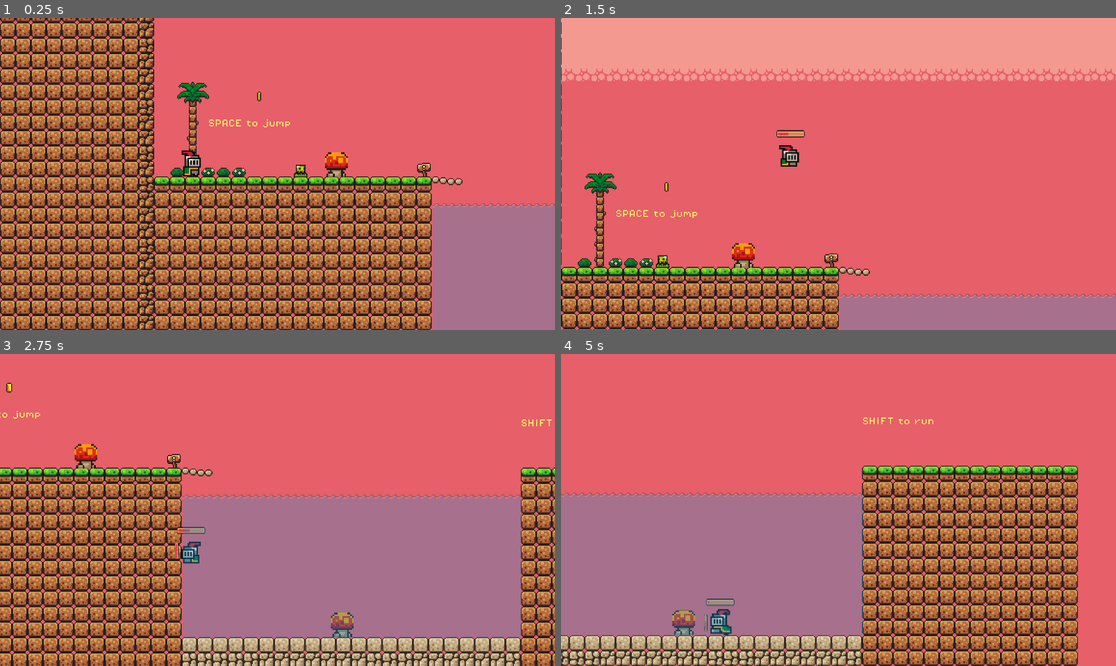
Above: before the commit, frames 1-4 (two rows, left to right).
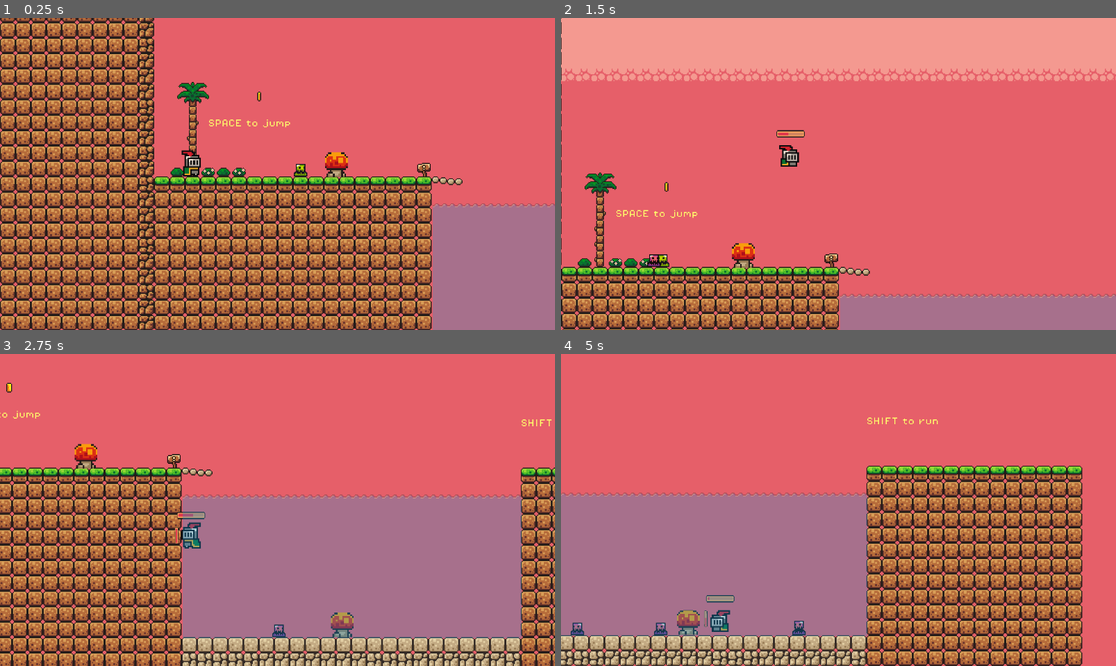
Above: after the commit, the same moments.

Repository: AshkanKiafard/AA-godot
Game: Godot game, scene res://scenes/game.tscn
Two runs of this game, one before a commit and one after it. Both use one fixed random seed, a clock stepped at 60 frames per second and the inputs below.
Inputs:
- Up to frame 1 (0.25 s): no input
- Up to frame 2 (1.5 s): hold Q (spawn_sllime, bound only after the commit) 0.53-1.28 s; hold Right (move_right) from 0.53 s (still down); tap Space (jump) at 0.77, 1.07 s; tap Shift at 0.8, 1.35 s
- Up to frame 3 (2.75 s): tap Space (jump) at 1.52, 1.55, 1.82, 2.1 s; release Right (move_right) at 2.03 s; hold A (move_left) from 2.03 s (still down); hold Q (spawn_sllime, bound only after the commit) from 2.03 s (still down)
- Up to frame 4 (5 s): release A (move_left) at 2.78 s; release Q (spawn_sllime, bound only after the commit) at 2.78 s; hold Right (move_right) 2.78-4.28 s; tap Q (spawn_sllime, bound only after the commit) at 2.85, 4.35 s; tap Space (jump) at 3.02, 3.32, 3.77, 3.8, 4.07, 4.52, 4.82 s; tap Shift at 3.05 s; hold Shift 3.53-4.28 s; hold A (move_left) from 4.28 s (still down)

The runs differ from the first frame. In frame 1, less than 0.1% of the frame differs, in the area x 52-56%, y 46-52%; in frame 2, 0.1%; in frame 3, 0.7%; in frame 4, 21%, in the area x 0-94%, y 20-100%.

Commit message:
player can spawn friendly slime to destroy enemy slime + added swimming

Diff:
--- a/ashkan/godot-tutorial-ashkan/project.godot
+++ b/ashkan/godot-tutorial-ashkan/project.godot
@@ -38,6 +38,23 @@
 , Object(InputEventKey,"resource_local_to_scene":false,"resource_name":"","device":-1,"window_id":0,"alt_pressed":false …(183 unchanged characters)…
 ]
 }
+spawn_sllime={
+"deadzone": 0.5,
+"events": [Object(InputEventKey,"resource_local_to_scene":false,"resource_name":"","device":-1,"window_id":0,"alt_pressed":false,"shift_pressed":false,"ctrl_pressed":false,"meta_pressed":false,"pressed":false,"keycode":0,"physical_keycode":81,"key_label":0,"unicode":113,"location":0,"echo":false,"script":null)
+]
+}
+move_up={
+"deadzone": 0.5,
+"events": [Object(InputEventKey,"resource_local_to_scene":false,"resource_name":"","device":-1,"window_id":0,"alt_pressed":false,"shift_pressed":false,"ctrl_pressed":false,"meta_pressed":false,"pressed":false,"keycode":0,"physical_keycode":4194320,"key_label":0,"unicode":0,"location":0,"echo":false,"script":null)
+, Object(InputEventKey,"resource_local_to_scene":false,"resource_name":"","device":-1,"window_id":0,"alt_pressed":false,"shift_pressed":false,"ctrl_pressed":false,"meta_pressed":false,"pressed":false,"keycode":0,"physical_keycode":87,"key_label":0,"unicode":119,"location":0,"echo":false,"script":null)
+]
+}
+move_down={
+"deadzone": 0.5,
+"events": [Object(InputEventKey,"resource_local_to_scene":false,"resource_name":"","device":-1,"window_id":0,"alt_pressed":false,"shift_pressed":false,"ctrl_pressed":false,"meta_pressed":false,"pressed":false,"keycode":0,"physical_keycode":4194322,"key_label":0,"unicode":0,"location":0,"echo":false,"script":null)
+, Object(InputEventKey,"resource_local_to_scene":false,"resource_name":"","device":-1,"window_id":0,"alt_pressed":false,"shift_pressed":false,"ctrl_pressed":false,"meta_pressed":false,"pressed":false,"keycode":0,"physical_keycode":83,"key_label":0,"unicode":115,"location":0,"echo":false,"script":null)
+]
+}
 
 [rendering]
 
--- a/ashkan/godot-tutorial-ashkan/scenes/coin.tscn
+++ b/ashkan/godot-tutorial-ashkan/scenes/coin.tscn
@@ -98,6 +98,45 @@
 
 [sub_resource type="CircleShape2D" id="CircleShape2D_wcfvp"]
 radius = 5.0
+
+[sub_resource type="Animation" id="Animation_0caod"]
+length = 0.001
+tracks/0/type = "value"
+tracks/0/imported = false
+tracks/0/enabled = true
+tracks/0/path = NodePath("AnimatedSprite2D:visible")
+tracks/0/interp = 1
+tracks/0/loop_wrap = true
+tracks/0/keys = {
+"times": PackedFloat32Array(0),
+"transitions": PackedFloat32Array(1),
+"update": 1,
+"values": [true]
+}
+tracks/1/type = "value"
+tracks/1/imported = false
+tracks/1/enabled = true
+tracks/1/path = NodePath("CollisionShape2D:disabled")
+tracks/1/interp = 1
+tracks/1/loop_wrap = true
+tracks/1/keys = {
+"times": PackedFloat32Array(0),
+"transitions": PackedFloat32Array(1),
+"update": 1,
+"values": [false]
+}
+tracks/2/type = "value"
+tracks/2/imported = false
+tracks/2/enabled = true
+tracks/2/path = NodePath("PickupSound:playing")
+tracks/2/interp = 1
+tracks/2/loop_wrap = true
+tracks/2/keys = {
+"times": PackedFloat32Array(0),
+"transitions": PackedFloat32Array(1),
+"update": 1,
+"values": [false]
+}
 
 [sub_resource type="Animation" id="Animation_v40aj"]
 resource_name = "pickup"
@@ -152,45 +191,6 @@
 }]
 }
 
-[sub_resource type="Animation" id="Animation_0caod"]
-length = 0.001
-tracks/0/type = "value"
-tracks/0/imported = false
-tracks/0/enabled = true
-tracks/0/path = NodePath("AnimatedSprite2D:visible")
-tracks/0/interp = 1
-tracks/0/loop_wrap = true
-tracks/0/keys = {
-"times": PackedFloat32Array(0),
-"transitions": PackedFloat32Array(1),
-"update": 1,
-"values": [true]
-}
-tracks/1/type = "value"
-tracks/1/imported = false
-tracks/1/enabled = true
-tracks/1/path = NodePath("CollisionShape2D:disabled")
-tracks/1/interp = 1
-tracks/1/loop_wrap = true
-tracks/1/keys = {
-"times": PackedFloat32Array(0),
-"transitions": PackedFloat32Array(1),
-"update": 1,
-"values": [false]
-}
-tracks/2/type = "value"
-tracks/2/imported = false
-tracks/2/enabled = true
-tracks/2/path = NodePath("PickupSound:playing")
-tracks/2/interp = 1
-tracks/2/loop_wrap = true
-tracks/2/keys = {
-"times": PackedFloat32Array(0),
-"transitions": PackedFloat32Array(1),
-"update": 1,
-"values": [false]
-}
-
 [sub_resource type="AnimationLibrary" id="AnimationLibrary_m61h8"]
 _data = {
 "RESET": SubResource("Animation_0caod"),
--- /dev/null
+++ b/ashkan/godot-tutorial-ashkan/scenes/friendly_slime.tscn
@@ -0,0 +1,77 @@
+[gd_scene load_steps=11 format=3 uid="uid://ciey1em5uu7y7"]
+
+[ext_resource type="Script" path="res://scripts/slime.gd" id="1_02sy6"]
+[ext_resource type="Texture2D" uid="uid://c25gd3ustp38i" path="res://assets/sprites/slime_purple.png" id="2_ymvhj"]
+[ext_resource type="PackedScene" uid="uid://y8vac1mkbgpy" path="res://scenes/killzone.tscn" id="3_arr3s"]
+
+[sub_resource type="AtlasTexture" id="AtlasTexture_oal8b"]
+atlas = ExtResource("2_ymvhj")
+region = Rect2(0, 24, 24, 24)
+
+[sub_resource type="AtlasTexture" id="AtlasTexture_7njh5"]
+atlas = ExtResource("2_ymvhj")
+region = Rect2(24, 24, 24, 24)
+
+[sub_resource type="AtlasTexture" id="AtlasTexture_co2kp"]
+atlas = ExtResource("2_ymvhj")
+region = Rect2(48, 24, 24, 24)
+
+[sub_resource type="AtlasTexture" id="AtlasTexture_lprwd"]
+atlas = ExtResource("2_ymvhj")
+region = Rect2(72, 24, 24, 24)
+
+[sub_resource type="SpriteFrames" id="SpriteFrames_nc76b"]
+animations = [{
+"frames": [{
+"duration": 1.0,
+"texture": SubResource("AtlasTexture_oal8b")
+}, {
+"duration": 1.0,
+"texture": SubResource("AtlasTexture_7njh5")
+}, {
+"duration": 1.0,
+"texture": SubResource("AtlasTexture_co2kp")
+}, {
+"duration": 1.0,
+"texture": SubResource("AtlasTexture_lprwd")
+}],
+"loop": true,
+"name": &"default",
+"speed": 10.0
+}]
+
+[sub_resource type="RectangleShape2D" id="RectangleShape2D_pca4n"]
+size = Vector2(14, 13)
+
+[sub_resource type="RectangleShape2D" id="RectangleShape2D_1knha"]
+size = Vector2(12, 1)
+
+[node name="FriendlySlime" type="CharacterBody2D"]
+collision_layer = 2
+collision_mask = 5
+script = ExtResource("1_02sy6")
+
+[node name="AnimatedSprite2D" type="AnimatedSprite2D" parent="."]
+sprite_frames = SubResource("SpriteFrames_nc76b")
+autoplay = "default"
+frame_progress = 0.235581
+
+[node name="Killzone" parent="." instance=ExtResource("3_arr3s")]
+collision_layer = 2
+collision_mask = 4
+
+[node name="CollisionShape2D" type="CollisionShape2D" parent="Killzone"]
+position = Vector2(0, 5.5)
+shape = SubResource("RectangleShape2D_pca4n")
+
+[node name="RayCastRight" type="RayCast2D" parent="."]
+position = Vector2(0, 6)
+target_position = Vector2(11, 0)
+
+[node name="RayCastLeft" type="RayCast2D" parent="."]
+position = Vector2(0, 6)
+target_position = Vector2(-10, 0)
+
+[node name="CollisionShape2D" type="CollisionShape2D" parent="."]
+position = Vector2(0, 11.5)
+shape = SubResource("RectangleShape2D_1knha")
--- a/ashkan/godot-tutorial-ashkan/scenes/game.tscn
+++ b/ashkan/godot-tutorial-ashkan/scenes/game.tscn
@@ -185,7 +185,7 @@
 size = Vector2(354, 144.5)
 
 [sub_resource type="WorldBoundaryShape2D" id="WorldBoundaryShape2D_ln7mi"]
-distance = -52.0
+distance = -50.0
 
 [sub_resource type="Animation" id="Animation_57ao2"]
 length = 0.001
--- a/ashkan/godot-tutorial-ashkan/scenes/mushroom.tscn
+++ b/ashkan/godot-tutorial-ashkan/scenes/mushroom.tscn
@@ -7,10 +7,7 @@
 size = Vector2(24, 26)
 
 [sub_resource type="RectangleShape2D" id="RectangleShape2D_6k88o"]
-size = Vector2(20, 7)
-
-[sub_resource type="RectangleShape2D" id="RectangleShape2D_8vun2"]
-size = Vector2(5, 6.5)
+size = Vector2(24, 19.25)
 
 [node name="Mushroom" type="StaticBody2D"]
 script = ExtResource("1_h3qmc")
@@ -28,23 +25,7 @@
 collision_mask = 2
 
 [node name="CollisionShape2D" type="CollisionShape2D" parent="Area2D"]
-position = Vector2(0, -12)
+position = Vector2(0, -4.375)
 shape = SubResource("RectangleShape2D_6k88o")
 
-[node name="Area2D2" type="Area2D" parent="."]
-collision_mask = 2
-
-[node name="CollisionShape2D" type="CollisionShape2D" parent="Area2D2"]
-position = Vector2(-11, -7.25)
-shape = SubResource("RectangleShape2D_8vun2")
-
-[node name="Area2D3" type="Area2D" parent="."]
-collision_mask = 2
-
-[node name="CollisionShape2D" type="CollisionShape2D" parent="Area2D3"]
-position = Vector2(11, -8)
-shape = SubResource("RectangleShape2D_8vun2")
-
 [connection signal="body_entered" from="Area2D" to="." method="_on_area_2d_body_entered"]
-[connection signal="body_entered" from="Area2D2" to="." method="_on_area_2d_2_body_entered"]
-[connection signal="body_entered" from="Area2D3" to="." method="_on_area_2d_2_body_entered"]
--- a/ashkan/godot-tutorial-ashkan/scenes/player.tscn
+++ b/ashkan/godot-tutorial-ashkan/scenes/player.tscn
@@ -199,7 +199,7 @@
 position = Vector2(4, -28)
 scale = Vector2(2.03125, 2.03125)
 sprite_frames = SubResource("SpriteFrames_yllr2")
-animation = &"jump"
+animation = &"idle"
 autoplay = "idle"
 script = SubResource("GDScript_57yl5")
 
--- a/ashkan/godot-tutorial-ashkan/scenes/slime.tscn
+++ b/ashkan/godot-tutorial-ashkan/scenes/slime.tscn
@@ -41,9 +41,14 @@
 }]
 
 [sub_resource type="RectangleShape2D" id="RectangleShape2D_pca4n"]
-size = Vector2(10, 13)
+size = Vector2(14, 13)
 
-[node name="Slime" type="Node2D"]
+[sub_resource type="RectangleShape2D" id="RectangleShape2D_3ct18"]
+size = Vector2(12, 1)
+
+[node name="CharacterBody2D" type="CharacterBody2D"]
+collision_layer = 4
+collision_mask = 3
 script = ExtResource("1_to7c5")
 
 [node name="AnimatedSprite2D" type="AnimatedSprite2D" parent="."]
@@ -52,6 +57,7 @@
 frame_progress = 0.886186
 
 [node name="Killzone" parent="." instance=ExtResource("2_eculx")]
+collision_layer = 4
 
 [node name="CollisionShape2D" type="CollisionShape2D" parent="Killzone"]
 position = Vector2(0, 5.5)
@@ -64,3 +70,7 @@
 [node name="RayCastLeft" type="RayCast2D" parent="."]
 position = Vector2(0, 6)
 target_position = Vector2(-10, 0)
+
+[node name="CollisionShape2D" type="CollisionShape2D" parent="."]
+position = Vector2(0, 11.5)
+shape = SubResource("RectangleShape2D_3ct18")
--- a/ashkan/godot-tutorial-ashkan/scripts/killzone.gd
+++ b/ashkan/godot-tutorial-ashkan/scripts/killzone.gd
@@ -3,10 +3,13 @@
 @onready var timer: Timer = $Timer
 
 func _on_body_entered(body: Node2D) -> void:
-	print("DEAD")
-	Engine.time_scale = 0.5
-	body.get_node("CollisionShape2D").queue_free()
-	timer.start()
+	if body is Player:
+		print("DEAD")
+		Engine.time_scale = 0.5
+		body.get_node("CollisionShape2D").queue_free()
+		timer.start()
+	elif body is Slime:
+		get_parent().queue_free()
 
 
 func _on_timer_timeout() -> void:
--- a/ashkan/godot-tutorial-ashkan/scripts/mushroom.gd
+++ b/ashkan/godot-tutorial-ashkan/scripts/mushroom.gd
@@ -1,16 +1,13 @@
 extends StaticBody2D
 
-@onready var player: CharacterBody2D = $"../../Player"
-
+var multiplier
 
 func _on_area_2d_body_entered(body: Node2D) -> void:
-	var multiplier = 5 if player.in_water else 2
-	player.velocity.y = player.JUMP_VELOCITY * multiplier
-	player.set_stamina(0)
-	player.jump_count = 0
-
-
-func _on_area_2d_2_body_entered(body: Node2D) -> void:
-	player.velocity.y = player.JUMP_VELOCITY
-	player.set_stamina(0)
-	player.jump_count = 0
+	if body is Player:
+		multiplier = 5 if body.in_water else 2
+	else:
+		multiplier = 1
+	body.velocity.y = body.JUMP_VELOCITY * multiplier
+	if body is Player:
+		body.stamina = 0
+		body.jump_count = 0
--- a/ashkan/godot-tutorial-ashkan/scripts/player.gd
+++ b/ashkan/godot-tutorial-ashkan/scripts/player.gd
@@ -1,47 +1,40 @@
+class_name Player
 extends CharacterBody2D
 
 const SPEED = 200.0
 const JUMP_VELOCITY = -400.0
 var jump_count = 0
-var stamina = 0
-var oxygen = 100
+
+signal stamina_changed
+var stamina := 0.0 :
+	set(value):
+		var cond = true
+		if value > stamina:
+			cond = is_on_floor()
+		if cond:
+			stamina = clamp(value, -100, 0)
+			stamina_changed.emit()
+
+signal oxygen_changed
+var oxygen := 100.0 :
+	set(value):
+		oxygen = clamp(value, 0, 100)
+		oxygen_changed.emit()
 var in_water = false
-signal stamina_changed
-signal oxygen_changed
 
 @onready var animated_sprite: AnimatedSprite2D = $AnimatedSprite2D
+@onready var game: Node2D = $".."
+
+const FRIENDLY_SLIME = preload("res://scenes/friendly_slime.tscn")
 
 func set_jump_count(value) -> void:
 	jump_count = value
 
-func set_stamina(value) -> void:
-	stamina = value
-	stamina_changed.emit()
-
-func restore_stamina(value) -> void:
-	if is_on_floor() and stamina < 0:
-		stamina = min(0, stamina + value)
-		stamina_changed.emit()
-
-func deplete_stamina(value) -> void:
-	if stamina > -100:
-		stamina = max(-100, stamina - value)
-		stamina_changed.emit()
-
-func restore_oxygen(value) -> void:
-	if oxygen < 100:
-		oxygen = min(100, oxygen + value)
-		oxygen_changed.emit()
-
-func deplete_oxygen(value) -> void:
-	if oxygen > 0:
-		oxygen = max(0, oxygen - value)
-		oxygen_changed.emit()
-
 func _physics_process(delta: float) -> void:
 	# Add the gravity.
 	if not is_on_floor():
-		velocity += get_gravity() * delta
+		var gravity = get_gravity() if not in_water else get_gravity() / 2
+		velocity += gravity * delta
 
 	# Handle jump.
 	if Input.is_action_just_pressed("jump"):
@@ -49,7 +42,7 @@
 			jump_count = 0
 		jump_count += 1
 		if jump_count <= 1 or (jump_count == 2 and stamina > -75):
-			deplete_stamina(25)
+			stamina -= 25
 			velocity.y = JUMP_VELOCITY - (stamina * 2)
 
 	# Get the input direction and handle the movement/deceleration.
@@ -69,12 +62,12 @@
 	if direction:
 		if stamina > -100 and Input.is_key_pressed(KEY_SHIFT):
 			temp_speed += 100 + stamina
-			deplete_stamina(1)
+			stamina -= 1
 		else:
-			restore_stamina(1)
+			stamina += 1
 		velocity.x = direction * temp_speed
 	else:
-		restore_stamina(1)
+		stamina += 1
 		velocity.x = move_toward(velocity.x, 0, SPEED)
 
 	# handle oxygen
@@ -82,11 +75,22 @@
 		print("DEAD no oxygen")
 		visible = false
 		get_tree().reload_current_scene()
-
 	if in_water:
+		var v_direction := Input.get_axis("move_up", "move_down")
+		if v_direction:
+			velocity.y += v_direction * 20
 		velocity.y /= 1.2
-		deplete_oxygen(0.25)
+		oxygen -= 0.25
 	else:
-		restore_oxygen(1)
+		oxygen += 1
 
 	move_and_slide()
+
+func _input(event: InputEvent) -> void:
+	if event.is_action_pressed("spawn_sllime"):
+		var f_slime = FRIENDLY_SLIME.instantiate()
+		var player_direction = -1 if animated_sprite.flip_h else 1
+		f_slime.position = Vector2(position.x + player_direction*3, position.y - 20)
+		f_slime.get_node("AnimatedSprite2D").flip_h = animated_sprite.flip_h
+		f_slime.direction = player_direction
+		game.add_child(f_slime)
--- a/ashkan/godot-tutorial-ashkan/scripts/slime.gd
+++ b/ashkan/godot-tutorial-ashkan/scripts/slime.gd
@@ -1,12 +1,19 @@
-extends Node2D
+class_name Slime
+extends CharacterBody2D
 
 const SPEED = 60
-
+const JUMP_VELOCITY = -300.0
 var direction = 1
 
 @onready var ray_cast_right: RayCast2D = $RayCastRight
 @onready var ray_cast_left: RayCast2D = $RayCastLeft
 @onready var animated_sprite: AnimatedSprite2D = $AnimatedSprite2D
+
+func _physics_process(delta: float) -> void:
+	# Add the gravity.
+	if not is_on_floor():
+		velocity += get_gravity() * delta
+	move_and_slide()
 
 # Called every frame. 'delta' is the elapsed time since the previous frame.
 func _process(delta: float) -> void:
--- a/ashkan/godot-tutorial-ashkan/scripts/water.gd
+++ b/ashkan/godot-tutorial-ashkan/scripts/water.gd
@@ -3,7 +3,9 @@
 @onready var player: CharacterBody2D = $"../Player"
 
 func _on_area_2d_body_entered(body: Node2D) -> void:
-	player.in_water = true
+	if body is Player:
+		player.in_water = true
 
 func _on_area_2d_body_exited(body: Node2D) -> void:
-	player.in_water = false
+	if body is Player:
+		player.in_water = false
Not shown: 1 places in ashkan/godot-tutorial-ashkan/scenes/mushroom.tscn that only renumber resources
Not shown: 1 places in ashkan/godot-tutorial-ashkan/scenes/slime.tscn that only renumber resources
